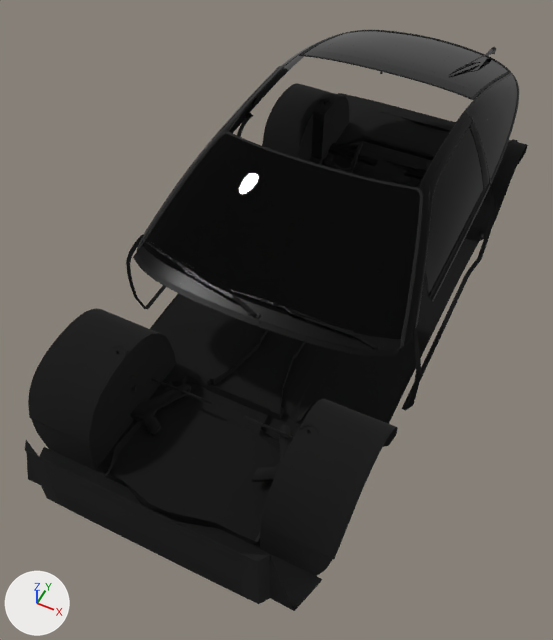
The glTF model content/cars/nissan_rs13/chassis.glb as it was, and as the next commit left it.
Before and after are seen from a 50 mm lens placed at (1.23, -2.95, 3.36), pointed at (-0.05, -0.38, 0.15). Every picture has the same lights, and +X, +Y and +Z are marked at lower left. Where no turn or scale is listed for an object, it has been applied to the vertices. Vertices at the same position are counted once.

Objects in the first picture: 'Plastic', 'Rubber', 'Undercarriage', 'Windows', 'Wipers'.
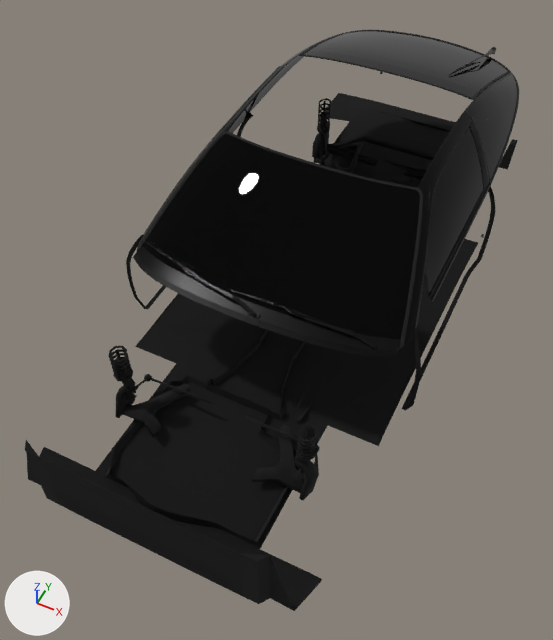
Boxes (x1, y1, x2, y2) around the edits, measured in the pictures (553 x 640 px):
'Undercarriage', reshaped
    before: (25, 83, 528, 611)
    after: (25, 93, 518, 611)
part 1 of me_undercarriage, deleted (black)
    before: (386, 140, 528, 309)
part 2 of me_undercarriage, deleted (black)
    before: (262, 83, 349, 164)
part 3 of me_undercarriage, cut back
    before: (28, 281, 249, 513)
    after: (135, 343, 175, 363)
part 4 of me_undercarriage, cut back
    before: (175, 342, 416, 597)
    after: (330, 426, 381, 446)

The change, as a diff of the scene's bpy script:
```diff
--- a/content/cars/nissan_rs13/chassis.glb.py
+++ b/content/cars/nissan_rs13/chassis.glb.py
@@ me_undercarriage @@
 # used by ob_undercarriage; location = (0.0, 0.0, 0.0)
-me_undercarriage.from_pydata(...)  # 2786 vertices, 4429 faces; spans x -0.85..0.85, y -1.81..2.02, z -0.04..0.68
+me_undercarriage.from_pydata(...)  # 2441 vertices, 4011 faces; spans x -0.85..0.85, y -1.81..2.02, z -0.04..0.68
+# me_undercarriage part 1: 88 vertices removed from x 0.47..0.83, y 0.9..1.67, z 0.0..0.46
+# me_undercarriage part 2: 88 vertices removed from x -0.83..-0.47, y 0.9..1.67, z 0.0..0.46
+# me_undercarriage part 3: 1 vertex moved within x -0.74, y -0.81, z 0.0; 86 vertices removed from x -0.83..-0.46, y -1.58..-0.81, z 0.0..0.49
+# me_undercarriage part 4: 1 vertex moved within x 0.74, y -0.81, z 0.0; 83 vertices removed from x 0.46..0.83, y -1.58..-0.81, z 0.0..0.49
 me_undercarriage.materials.append(mat_black_mate)
```
